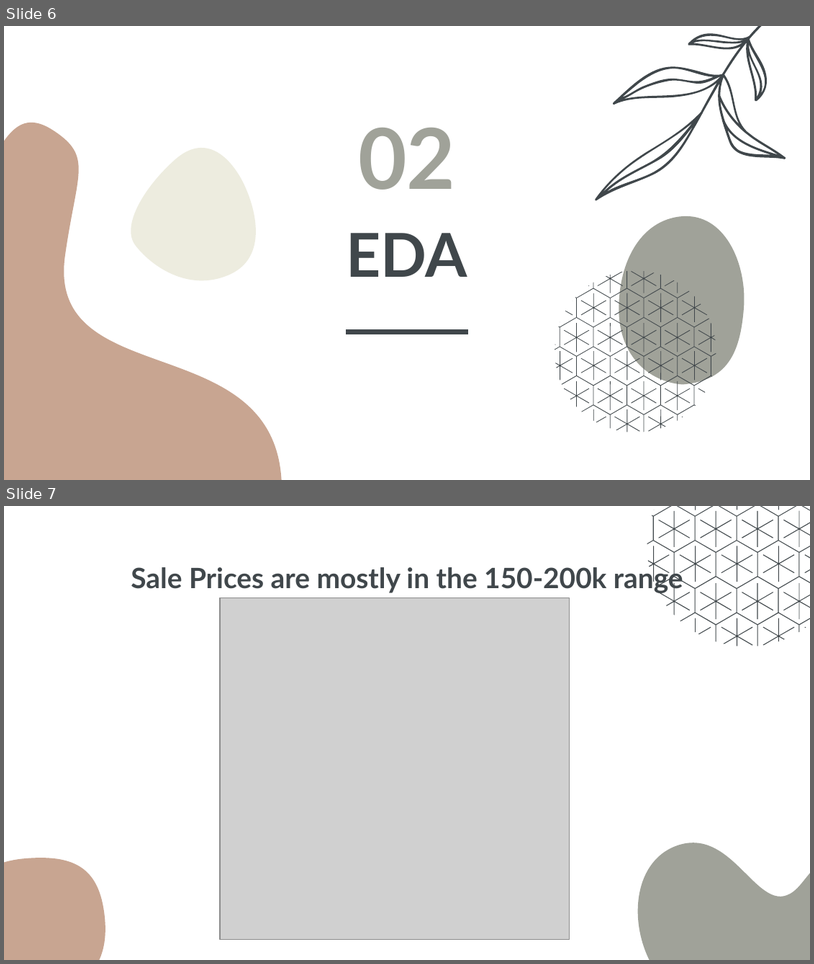
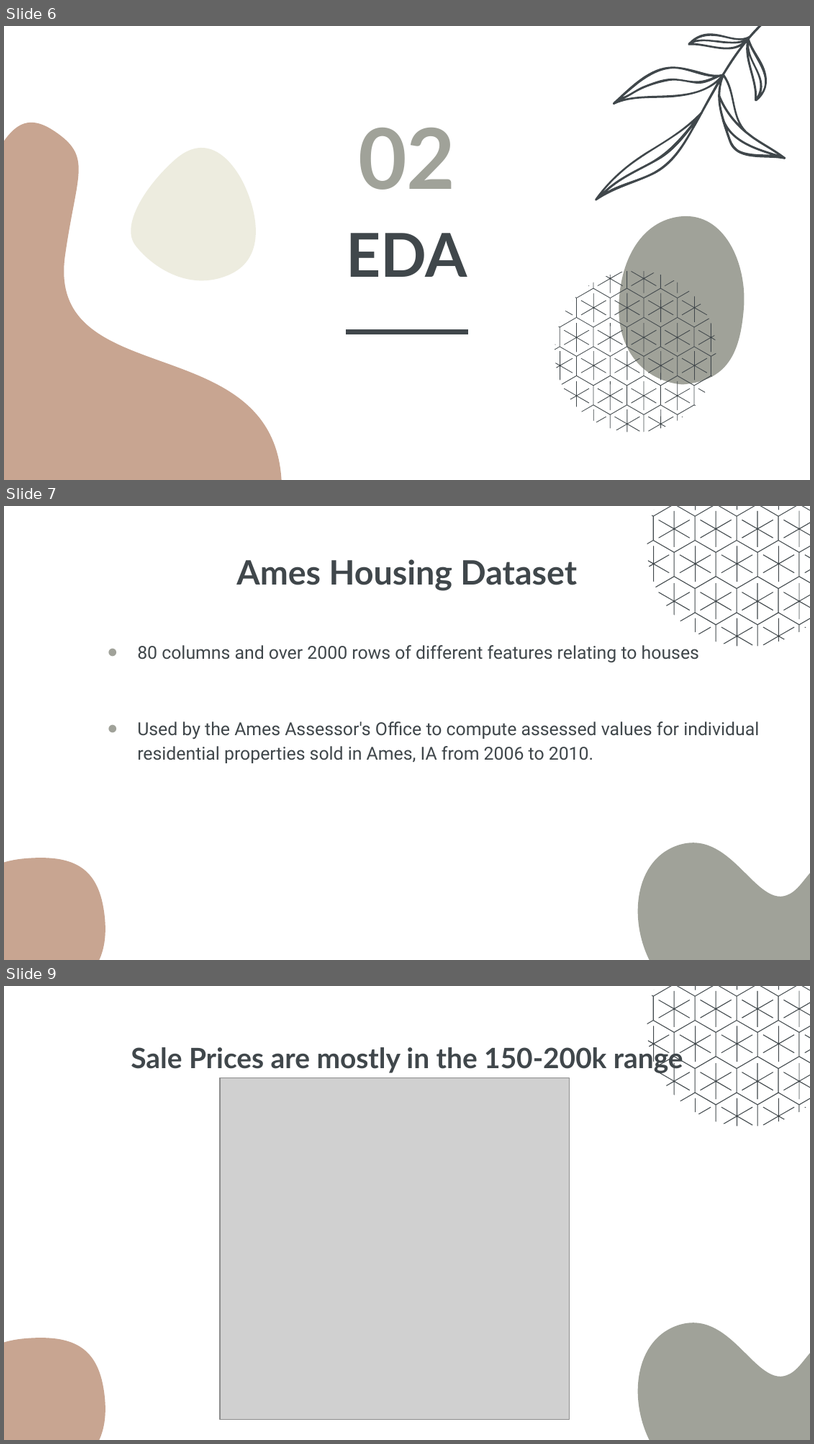
Before and after one commit to JunweiYe91/GA-Projects, a slide deck: GA Project 2/Presentation Slides.pptx. Shown one above the other, each under a label of ours: slides 6 and 7 before the commit, slides 6, 7 and 9 after it; the slides between them are not shown. The pictures are 814x964 and 814x1444 pixels, drawn with LibreOffice and Linux fonts; fonts in the diff are those of the drawing; grey boxes stand for pictures. Boxes give left, top, right and bottom in pixels: in the first picture for what was removed or moved away, otherwise in the second. Text is boxed around its words. In the diff, an @@ line names an element or a change of style, - is before the commit and + after.

```diff
--- a/GA Project 2/Presentation Slides.pptx
+++ b/GA Project 2/Presentation Slides.pptx
@@ slide 7 added at box(4, 506, 810, 960), background #FFFFFF; not listed: 26 template elements that a slide beside it also shows @@
@@ title added at box(237, 559, 577, 591), 30 pt, text #40474B, bold @@
+Ames Housing Dataset
@@ subtitle added at box(137, 645, 759, 763), 16 pt, text #40474B @@
+● 80 columns and over 2000 rows of different features relating to houses
+● Used by the Ames Assessor's Office to compute assessed values for individual residential properties sold in Ames, IA from 2006 to 2010.
@@ what was slide 7 is now slide 9 @@
```
Also in this commit, not shown: 3 slides changed, 2 other slides added, 1 slide removed, 19 other files.
